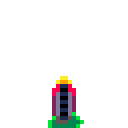
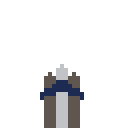
Revision of a layered 128 x 128 image; what changed, layer by layer:
hid "FLAREGC" over [48, 76, 84, 128]
added layer "BURSTA" above "BURSTB" over [40, 64, 84, 128]
